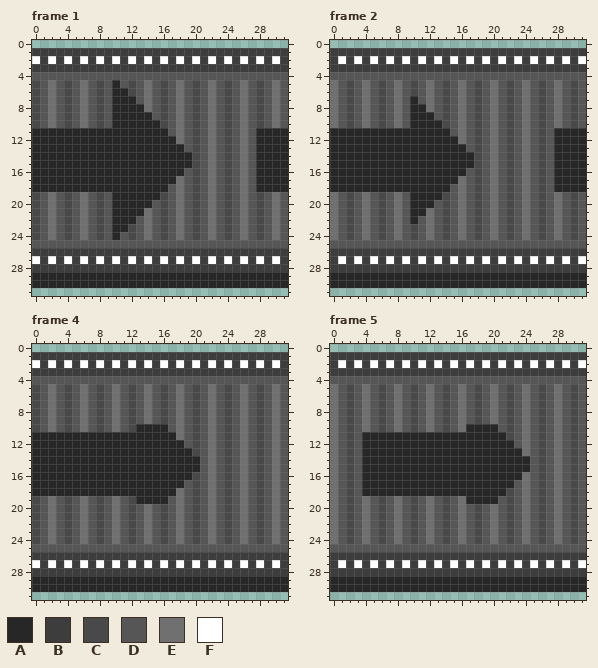
Two versions of one pixel-art file, Assets/Sprites/Conveyors/right conv.aseprite. The picture above was drawn from the file before the commit.
32x32 pixels, 10 frames. Shown: frame 1, frame 2, frame 4, frame 5. The commit also changed other frames, which this record leaves out.
Visible layers, top first: "Layer 7", "Layer 6".
Palette (. is transparent): A #272727  B #3d3d3d  C #494949  D #565656  E #707070  F #ffffff
Pixels before, frame 1, first column x 0:
 1 BBBBBBBBBBBBBBBBBBBBBBBBBBBBBBBB
 2 FBFBFBFBFBFBFBFBFBFBFBFBFBFBFBFB
 3 BBBBBBBBBBBBBBBBBBBBBBBBBBBBBBBB
 4 DDDDDDDDDDDDDDDDDDDDDDDDDDDDDDDD
 5 CDEDCDEDCDADCDEDCDEDCDEDCDEDCDED
 6 CDEDCDEDCDAACDEDCDEDCDEDCDEDCDED
 7 CDEDCDEDCDAAADEDCDEDCDEDCDEDCDED
 8 CDEDCDEDCDAAAAEDCDEDCDEDCDEDCDED
 9 CDEDCDEDCDAAAAADCDEDCDEDCDEDCDED
10 CDEDCDEDCDAAAAAACDEDCDEDCDEDCDED
11 AAAAAAAAAAAAAAAAADEDCDEDCDEDAAAA
12 AAAAAAAAAAAAAAAAAAEDCDEDCDEDAAAA
13 AAAAAAAAAAAAAAAAAAADCDEDCDEDAAAA
14 AAAAAAAAAAAAAAAAAAAACDEDCDEDAAAA
15 AAAAAAAAAAAAAAAAAAAACDEDCDEDAAAA
16 AAAAAAAAAAAAAAAAAAADCDEDCDEDAAAA
17 AAAAAAAAAAAAAAAAAAEDCDEDCDEDAAAA
18 AAAAAAAAAAAAAAAAADEDCDEDCDEDAAAA
19 CDEDCDEDCDAAAAAACDEDCDEDCDEDCDED
20 CDEDCDEDCDAAAAADCDEDCDEDCDEDCDED
21 CDEDCDEDCDAAAAEDCDEDCDEDCDEDCDED
22 CDEDCDEDCDAAADEDCDEDCDEDCDEDCDED
23 CDEDCDEDCDAACDEDCDEDCDEDCDEDCDED
24 CDEDCDEDCDADCDEDCDEDCDEDCDEDCDED
25 DDDDDDDDDDDDDDDDDDDDDDDDDDDDDDDD
26 BBBBBBBBBBBBBBBBBBBBBBBBBBBBBBBB
27 FBFBFBFBFBFBFBFBFBFBFBFBFBFBFBFB
28 BBBBBBBBBBBBBBBBBBBBBBBBBBBBBBBB
29 AAAAAAAAAAAAAAAAAAAAAAAAAAAAAAAA
30 AAAAAAAAAAAAAAAAAAAAAAAAAAAAAAAA
Pixels before, frame 2, first column x 0:
 1 BBBBBBBBBBBBBBBBBBBBBBBBBBBBBBBB
 2 BFBFBFBFBFBFBFBFBFBFBFBFBFBFBFBF
 3 BBBBBBBBBBBBBBBBBBBBBBBBBBBBBBBB
 4 DDDDDDDDDDDDDDDDDDDDDDDDDDDDDDDD
 5 EDCDEDCDEDCDEDCDEDCDEDCDEDCDEDCD
 6 EDCDEDCDEDCDEDCDEDCDEDCDEDCDEDCD
 7 EDCDEDCDEDADEDCDEDCDEDCDEDCDEDCD
 8 EDCDEDCDEDAAEDCDEDCDEDCDEDCDEDCD
 9 EDCDEDCDEDAAADCDEDCDEDCDEDCDEDCD
10 EDCDEDCDEDAAAACDEDCDEDCDEDCDEDCD
11 AAAAAAAAAAAAAAADEDCDEDCDEDCDAAAA
12 AAAAAAAAAAAAAAAAEDCDEDCDEDCDAAAA
13 AAAAAAAAAAAAAAAAADCDEDCDEDCDAAAA
14 AAAAAAAAAAAAAAAAAACDEDCDEDCDAAAA
15 AAAAAAAAAAAAAAAAAACDEDCDEDCDAAAA
16 AAAAAAAAAAAAAAAAADCDEDCDEDCDAAAA
17 AAAAAAAAAAAAAAAAEDCDEDCDEDCDAAAA
18 AAAAAAAAAAAAAAADEDCDEDCDEDCDAAAA
19 EDCDEDCDEDAAAACDEDCDEDCDEDCDEDCD
20 EDCDEDCDEDAAADCDEDCDEDCDEDCDEDCD
21 EDCDEDCDEDAAEDCDEDCDEDCDEDCDEDCD
22 EDCDEDCDEDADEDCDEDCDEDCDEDCDEDCD
23 EDCDEDCDEDCDEDCDEDCDEDCDEDCDEDCD
24 EDCDEDCDEDCDEDCDEDCDEDCDEDCDEDCD
25 DDDDDDDDDDDDDDDDDDDDDDDDDDDDDDDD
26 BBBBBBBBBBBBBBBBBBBBBBBBBBBBBBBB
27 BFBFBFBFBFBFBFBFBFBFBFBFBFBFBFBF
28 BBBBBBBBBBBBBBBBBBBBBBBBBBBBBBBB
29 AAAAAAAAAAAAAAAAAAAAAAAAAAAAAAAA
30 AAAAAAAAAAAAAAAAAAAAAAAAAAAAAAAA
Pixels before, frame 4, first column x 0:
 1 BBBBBBBBBBBBBBBBBBBBBBBBBBBBBBBB
 2 FBFBFBFBFBFBFBFBFBFBFBFBFBFBFBFB
 3 BBBBBBBBBBBBBBBBBBBBBBBBBBBBBBBB
 4 DDDDDDDDDDDDDDDDDDDDDDDDDDDDDDDD
 5 CDEDCDEDCDEDCDEDCDEDCDEDCDEDCDED
 6 CDEDCDEDCDEDCDEDCDEDCDEDCDEDCDED
 7 CDEDCDEDCDEDCDEDCDEDCDEDCDEDCDED
 8 CDEDCDEDCDEDCDEDCDEDCDEDCDEDCDED
 9 CDEDCDEDCDEDCDEDCDEDCDEDCDEDCDED
10 CDEDCDEDCDEDCAAAADEDCDEDCDEDCDED
11 AAAAAAAAAAAAAAAAAAEDCDEDCDEDCDED
12 AAAAAAAAAAAAAAAAAAADCDEDCDEDCDED
13 AAAAAAAAAAAAAAAAAAAACDEDCDEDCDED
14 AAAAAAAAAAAAAAAAAAAAADEDCDEDCDED
15 AAAAAAAAAAAAAAAAAAAAADEDCDEDCDED
16 AAAAAAAAAAAAAAAAAAAACDEDCDEDCDED
17 AAAAAAAAAAAAAAAAAAADCDEDCDEDCDED
18 AAAAAAAAAAAAAAAAAAEDCDEDCDEDCDED
19 CDEDCDEDCDEDCAAAADEDCDEDCDEDCDED
20 CDEDCDEDCDEDCDEDCDEDCDEDCDEDCDED
21 CDEDCDEDCDEDCDEDCDEDCDEDCDEDCDED
22 CDEDCDEDCDEDCDEDCDEDCDEDCDEDCDED
23 CDEDCDEDCDEDCDEDCDEDCDEDCDEDCDED
24 CDEDCDEDCDEDCDEDCDEDCDEDCDEDCDED
25 DDDDDDDDDDDDDDDDDDDDDDDDDDDDDDDD
26 BBBBBBBBBBBBBBBBBBBBBBBBBBBBBBBB
27 FBFBFBFBFBFBFBFBFBFBFBFBFBFBFBFB
28 BBBBBBBBBBBBBBBBBBBBBBBBBBBBBBBB
29 AAAAAAAAAAAAAAAAAAAAAAAAAAAAAAAA
30 AAAAAAAAAAAAAAAAAAAAAAAAAAAAAAAA
Pixels before, frame 5, first column x 0:
 1 BBBBBBBBBBBBBBBBBBBBBBBBBBBBBBBB
 2 BFBFBFBFBFBFBFBFBFBFBFBFBFBFBFBF
 3 BBBBBBBBBBBBBBBBBBBBBBBBBBBBBBBB
 4 DDDDDDDDDDDDDDDDDDDDDDDDDDDDDDDD
 5 EDCDEDCDEDCDEDCDEDCDEDCDEDCDEDCD
 6 EDCDEDCDEDCDEDCDEDCDEDCDEDCDEDCD
 7 EDCDEDCDEDCDEDCDEDCDEDCDEDCDEDCD
 8 EDCDEDCDEDCDEDCDEDCDEDCDEDCDEDCD
 9 EDCDEDCDEDCDEDCDEDCDEDCDEDCDEDCD
10 EDCDEDCDEDCDEDCDEAAAADCDEDCDEDCD
11 EDCDAAAAAAAAAAAAAAAAAACDEDCDEDCD
12 EDCDAAAAAAAAAAAAAAAAAAADEDCDEDCD
13 EDCDAAAAAAAAAAAAAAAAAAAAEDCDEDCD
14 EDCDAAAAAAAAAAAAAAAAAAAAADCDEDCD
15 EDCDAAAAAAAAAAAAAAAAAAAAADCDEDCD
16 EDCDAAAAAAAAAAAAAAAAAAAAEDCDEDCD
17 EDCDAAAAAAAAAAAAAAAAAAADEDCDEDCD
18 EDCDAAAAAAAAAAAAAAAAAACDEDCDEDCD
19 EDCDEDCDEDCDEDCDEAAAADCDEDCDEDCD
20 EDCDEDCDEDCDEDCDEDCDEDCDEDCDEDCD
21 EDCDEDCDEDCDEDCDEDCDEDCDEDCDEDCD
22 EDCDEDCDEDCDEDCDEDCDEDCDEDCDEDCD
23 EDCDEDCDEDCDEDCDEDCDEDCDEDCDEDCD
24 EDCDEDCDEDCDEDCDEDCDEDCDEDCDEDCD
25 DDDDDDDDDDDDDDDDDDDDDDDDDDDDDDDD
26 BBBBBBBBBBBBBBBBBBBBBBBBBBBBBBBB
27 BFBFBFBFBFBFBFBFBFBFBFBFBFBFBFBF
28 BBBBBBBBBBBBBBBBBBBBBBBBBBBBBBBB
29 AAAAAAAAAAAAAAAAAAAAAAAAAAAAAAAA
30 AAAAAAAAAAAAAAAAAAAAAAAAAAAAAAAA
The same view after the edit:
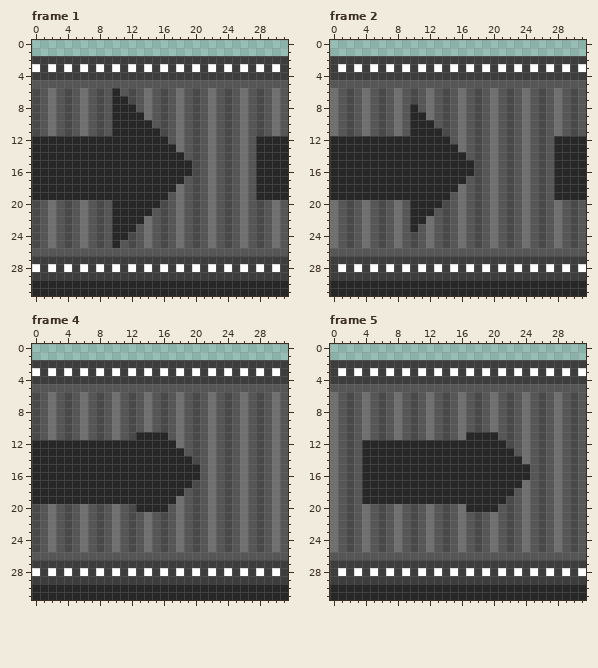
Difference:
Changed rows in their new state; - is an unchanged pixel.
Frame 1, layers "Layer 7", "Layer 6":
first column x 0:
 1 ................................
 2 B-B-B-B-B-B-B-B-B-B-B-B-B-B-B-B-
 3 F-F-F-F-F-F-F-F-F-F-F-F-F-F-F-F-
 4 BBBBBBBBBBBBBBBBBBBBBBBBBBBBBBBB
 5 D-D-D-D-D-D-D-D-D-D-D-D-D-D-D-D-
 6 -----------D--------------------
 7 ------------C-------------------
 8 -------------D------------------
 9 --------------E-----------------
10 ---------------D----------------
11 CDEDCDEDCD------C-----------CDED
12 -----------------D--------------
13 ------------------E-------------
14 -------------------D------------
16 -------------------A------------
17 ------------------A-------------
18 -----------------A--------------
19 AAAAAAAAAA------A-----------AAAA
20 ---------------A----------------
21 --------------A-----------------
22 -------------A------------------
23 ------------A-------------------
24 -----------A--------------------
25 C-E-C-E-C-A-C-E-C-E-C-E-C-E-C-E-
26 DDDDDDDDDDDDDDDDDDDDDDDDDDDDDDDD
27 B-B-B-B-B-B-B-B-B-B-B-B-B-B-B-B-
28 F-F-F-F-F-F-F-F-F-F-F-F-F-F-F-F-
29 BBBBBBBBBBBBBBBBBBBBBBBBBBBBBBBB
31 AAAAAAAAAAAAAAAAAAAAAAAAAAAAAAAA
Frame 2, layers "Layer 7", "Layer 6":
first column x 0:
 1 ................................
 2 -B-B-B-B-B-B-B-B-B-B-B-B-B-B-B-B
 3 -F-F-F-F-F-F-F-F-F-F-F-F-F-F-F-F
 4 BBBBBBBBBBBBBBBBBBBBBBBBBBBBBBBB
 5 D-D-D-D-D-D-D-D-D-D-D-D-D-D-D-D-
 7 ----------C---------------------
 8 -----------D--------------------
 9 ------------E-------------------
10 -------------D------------------
11 EDCDEDCDED----C-------------EDCD
12 ---------------D----------------
13 ----------------E---------------
14 -----------------D--------------
16 -----------------A--------------
17 ----------------A---------------
18 ---------------A----------------
19 AAAAAAAAAA----A-------------AAAA
20 -------------A------------------
21 ------------A-------------------
22 -----------A--------------------
23 ----------A---------------------
25 E-C-E-C-E-C-E-C-E-C-E-C-E-C-E-C-
26 DDDDDDDDDDDDDDDDDDDDDDDDDDDDDDDD
27 -B-B-B-B-B-B-B-B-B-B-B-B-B-B-B-B
28 -F-F-F-F-F-F-F-F-F-F-F-F-F-F-F-F
29 BBBBBBBBBBBBBBBBBBBBBBBBBBBBBBBB
31 AAAAAAAAAAAAAAAAAAAAAAAAAAAAAAAA
Frame 4, layers "Layer 7", "Layer 6":
first column x 0:
 1 ................................
 2 B-B-B-B-B-B-B-B-B-B-B-B-B-B-B-B-
 3 F-F-F-F-F-F-F-F-F-F-F-F-F-F-F-F-
 4 BBBBBBBBBBBBBBBBBBBBBBBBBBBBBBBB
 5 D-D-D-D-D-D-D-D-D-D-D-D-D-D-D-D-
first column x 0:
10 -------------DEDC----
11 CDEDCDEDCDEDC----D---
12 ------------------E--
13 -------------------D-
14 --------------------C
16 --------------------A
17 -------------------A-
18 ------------------A--
19 AAAAAAAAAAAAA----A---
20 -------------AAAA----
first column x 0:
25 C-E-C-E-C-E-C-E-C-E-C-E-C-E-C-E-
26 DDDDDDDDDDDDDDDDDDDDDDDDDDDDDDDD
27 B-B-B-B-B-B-B-B-B-B-B-B-B-B-B-B-
28 F-F-F-F-F-F-F-F-F-F-F-F-F-F-F-F-
29 BBBBBBBBBBBBBBBBBBBBBBBBBBBBBBBB
31 AAAAAAAAAAAAAAAAAAAAAAAAAAAAAAAA
Frame 5, layers "Layer 7", "Layer 6":
first column x 0:
 1 ................................
 2 -B-B-B-B-B-B-B-B-B-B-B-B-B-B-B-B
 3 -F-F-F-F-F-F-F-F-F-F-F-F-F-F-F-F
 4 BBBBBBBBBBBBBBBBBBBBBBBBBBBBBBBB
 5 D-D-D-D-D-D-D-D-D-D-D-D-D-D-D-D-
first column x 4:
10 -------------DCDE----
11 EDCDEDCDEDCDE----D---
12 ------------------C--
13 -------------------D-
14 --------------------E
16 --------------------A
17 -------------------A-
18 ------------------A--
19 AAAAAAAAAAAAA----A---
20 -------------AAAA----
first column x 0:
25 E-C-E-C-E-C-E-C-E-C-E-C-E-C-E-C-
26 DDDDDDDDDDDDDDDDDDDDDDDDDDDDDDDD
27 -B-B-B-B-B-B-B-B-B-B-B-B-B-B-B-B
28 -F-F-F-F-F-F-F-F-F-F-F-F-F-F-F-F
29 BBBBBBBBBBBBBBBBBBBBBBBBBBBBBBBB
31 AAAAAAAAAAAAAAAAAAAAAAAAAAAAAAAA
